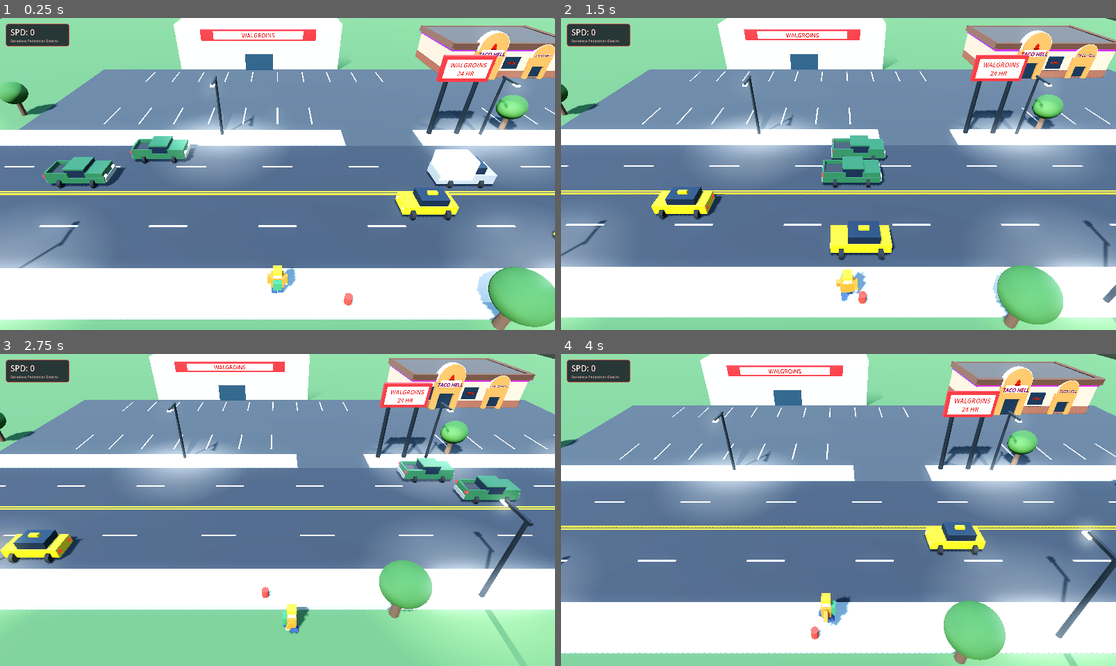
Above: before the commit, frames 1-4 (two rows, left to right).
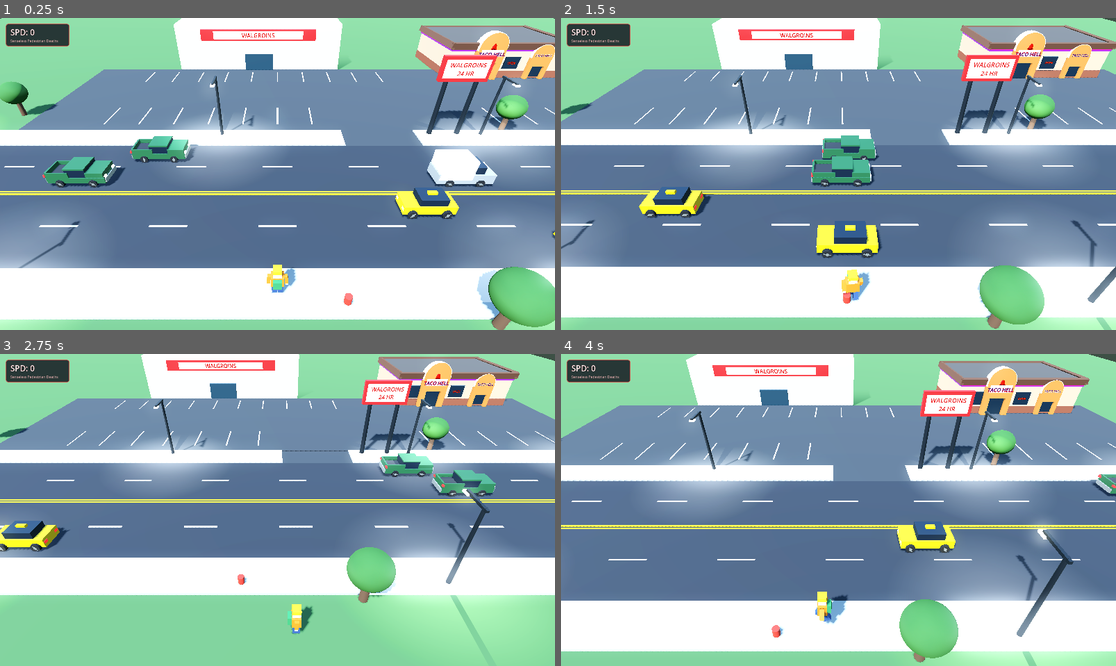
Above: after the commit, the same moments.

Repository: dustinmichels/stroad-hero
Game: Godot game, scene res://main.tscn
Same seed, same stepped clock (60 frames per second), same inputs: the game is played once before the commit and once after it.
Inputs:
- Up to frame 1 (0.25 s): no input
- Up to frame 2 (1.5 s): hold Right (move_right) 0.53-1.28 s; tap Space (jump) at 0.77 s; hold Down (move_down) from 1.28 s (still down)
- Up to frame 3 (2.75 s): tap Space (jump) at 1.52 s; release Down (move_down) at 2.03 s; hold Right (move_right) from 2.03 s (still down)
- Up to frame 4 (4 s): release Right (move_right) at 2.78 s; hold Up (move_up) 2.78-3.53 s; tap Space (jump) at 3.02, 3.77 s; hold Left (move_left) from 3.53 s (still down)

The runs differ from the first frame. In frame 1, 0.2% of the frame differs, in the area x 10-88%, y 44-89%; in frame 2, 11%; in frame 3, 27%, in the area x 0-100%, y 0-97%; in frame 4, 19%.

Commit message:
better cars, better death

Diff:
--- a/car.gd
+++ b/car.gd
@@ -23,6 +23,17 @@
 var lane_length: float = 140.0
 var start_x: float = -70.0
 
+const WHEEL_RADIUS := 0.35
+const BASE_WHEEL_BASIS := Basis(Vector3(1, 0, 0), Vector3(0, 0, 1), Vector3(0, -1, 0))
+
+static var _spoke_mesh: BoxMesh
+static var _hub_mesh: CylinderMesh
+static var _chrome_mat: StandardMaterial3D
+
+var wheel_rotation: float = 0.0
+var _wheels_initialized: bool = false
+var _active_wheels: Array[Node3D] = []
+
 @onready var _sedan: Node3D = $Visuals/Sedan
 @onready var _suv: Node3D = $Visuals/SUV
 @onready var _taxi: Node3D = $Visuals/Taxi
@@ -33,7 +44,51 @@
 
 func _ready() -> void:
 	body_entered.connect(_on_body_entered)
+	_setup_wheels()
 	_apply_visual_type()
+
+
+static func _init_wheel_resources() -> void:
+	if _spoke_mesh != null:
+		return
+
+	_chrome_mat = StandardMaterial3D.new()
+	_chrome_mat.albedo_color = Color(0.85, 0.86, 0.88, 1.0)
+	_chrome_mat.metallic = 0.85
+	_chrome_mat.roughness = 0.25
+
+	_spoke_mesh = BoxMesh.new()
+	_spoke_mesh.size = Vector3(0.50, 0.32, 0.08)
+	_spoke_mesh.material = _chrome_mat
+
+	_hub_mesh = CylinderMesh.new()
+	_hub_mesh.top_radius = 0.12
+	_hub_mesh.bottom_radius = 0.12
+	_hub_mesh.height = 0.33
+	_hub_mesh.material = _chrome_mat
+
+
+func _setup_wheels() -> void:
+	if _wheels_initialized:
+		return
+	_wheels_initialized = true
+	_init_wheel_resources()
+
+	var visuals := get_node_or_null("Visuals")
+	if not visuals:
+		return
+	for car_model in visuals.get_children():
+		for child in car_model.get_children():
+			if child is Node3D and child.name.begins_with("Wheel"):
+				var spoke := MeshInstance3D.new()
+				spoke.mesh = _spoke_mesh
+				spoke.name = "Spoke"
+				child.add_child(spoke)
+
+				var hub := MeshInstance3D.new()
+				hub.mesh = _hub_mesh
+				hub.name = "Hub"
+				child.add_child(hub)
 
 
 func setup(p_lane_id: int, p_lane_z: float, p_dir: float, p_start_x: float, p_lane_len: float, p_speed: float, p_type: CarType) -> void:
@@ -73,6 +128,27 @@
 		bus.visible = (car_type == CarType.BUS)
 
 	_update_dimensions()
+
+	_setup_wheels()
+	_active_wheels.clear()
+	var active_node: Node3D = null
+	match car_type:
+		CarType.SEDAN:
+			active_node = sedan
+		CarType.SUV:
+			active_node = suv
+		CarType.TAXI:
+			active_node = taxi
+		CarType.TRUCK:
+			active_node = truck
+		CarType.PICKUP:
+			active_node = pickup
+		CarType.BUS:
+			active_node = bus
+	if active_node:
+		for child in active_node.get_children():
+			if child is Node3D and child.name.begins_with("Wheel"):
+				_active_wheels.append(child)
 
 
 func _update_dimensions() -> void:
@@ -123,6 +199,11 @@
 	global_position = Vector3(current_x, 0.05, lane_z)
 	rotation.y = 0.0 if direction > 0.0 else PI
 
+	wheel_rotation = fmod(-lane_distance / WHEEL_RADIUS, TAU)
+	var wheel_rot := Basis(Vector3.UP, wheel_rotation)
+	var wheel_basis := BASE_WHEEL_BASIS * wheel_rot
+	for wheel in _active_wheels:
+		wheel.transform.basis = wheel_basis
 
 func _on_body_entered(body: Node3D) -> void:
 	_check_hit(body)
--- a/car.tscn
+++ b/car.tscn
@@ -223,19 +223,19 @@
 mesh = SubResource("Mesh_SedanCabin")
 
 [node name="Wheel_-1.3_0.95" type="MeshInstance3D" parent="Visuals/Sedan"]
-transform = Transform3D(6.12323e-17, -1, 0, 1, 6.12323e-17, 0, 0, 0, 1, -1.3, 0.35, 0.95)
+transform = Transform3D(1, 0, 0, 0, 0, -1, 0, 1, 0, -1.3, 0.35, 0.95)
 mesh = SubResource("Mesh_Wheel")
 
 [node name="Wheel_-1.3_-0.95" type="MeshInstance3D" parent="Visuals/Sedan"]
-transform = Transform3D(6.12323e-17, -1, 0, 1, 6.12323e-17, 0, 0, 0, 1, -1.3, 0.35, -0.95)
+transform = Transform3D(1, 0, 0, 0, 0, -1, 0, 1, 0, -1.3, 0.35, -0.95)
 mesh = SubResource("Mesh_Wheel")
 
 [node name="Wheel_1.3_0.95" type="MeshInstance3D" parent="Visuals/Sedan"]
-transform = Transform3D(6.12323e-17, -1, 0, 1, 6.12323e-17, 0, 0, 0, 1, 1.3, 0.35, 0.95)
+transform = Transform3D(1, 0, 0, 0, 0, -1, 0, 1, 0, 1.3, 0.35, 0.95)
 mesh = SubResource("Mesh_Wheel")
 
 [node name="Wheel_1.3_-0.95" type="MeshInstance3D" parent="Visuals/Sedan"]
-transform = Transform3D(6.12323e-17, -1, 0, 1, 6.12323e-17, 0, 0, 0, 1, 1.3, 0.35, -0.95)
+transform = Transform3D(1, 0, 0, 0, 0, -1, 0, 1, 0, 1.3, 0.35, -0.95)
 mesh = SubResource("Mesh_Wheel")
 
 [node name="HeadlightL" type="MeshInstance3D" parent="Visuals/Sedan"]
@@ -266,19 +266,19 @@
 mesh = SubResource("Mesh_SUVCabin")
 
 [node name="Wheel_-1.3_0.95" type="MeshInstance3D" parent="Visuals/SUV"]
-transform = Transform3D(6.12323e-17, -1, 0, 1, 6.12323e-17, 0, 0, 0, 1, -1.3, 0.35, 0.95)
+transform = Transform3D(1, 0, 0, 0, 0, -1, 0, 1, 0, -1.3, 0.35, 0.95)
 mesh = SubResource("Mesh_Wheel")
 
 [node name="Wheel_-1.3_-0.95" type="MeshInstance3D" parent="Visuals/SUV"]
-transform = Transform3D(6.12323e-17, -1, 0, 1, 6.12323e-17, 0, 0, 0, 1, -1.3, 0.35, -0.95)
+transform = Transform3D(1, 0, 0, 0, 0, -1, 0, 1, 0, -1.3, 0.35, -0.95)
 mesh = SubResource("Mesh_Wheel")
 
 [node name="Wheel_1.3_0.95" type="MeshInstance3D" parent="Visuals/SUV"]
-transform = Transform3D(6.12323e-17, -1, 0, 1, 6.12323e-17, 0, 0, 0, 1, 1.3, 0.35, 0.95)
+transform = Transform3D(1, 0, 0, 0, 0, -1, 0, 1, 0, 1.3, 0.35, 0.95)
 mesh = SubResource("Mesh_Wheel")
 
 [node name="Wheel_1.3_-0.95" type="MeshInstance3D" parent="Visuals/SUV"]
-transform = Transform3D(6.12323e-17, -1, 0, 1, 6.12323e-17, 0, 0, 0, 1, 1.3, 0.35, -0.95)
+transform = Transform3D(1, 0, 0, 0, 0, -1, 0, 1, 0, 1.3, 0.35, -0.95)
 mesh = SubResource("Mesh_Wheel")
 
 [node name="HeadlightL" type="MeshInstance3D" parent="Visuals/SUV"]
@@ -313,19 +313,19 @@
 mesh = SubResource("Mesh_TaxiSign")
 
 [node name="Wheel_-1.3_0.95" type="MeshInstance3D" parent="Visuals/Taxi"]
-transform = Transform3D(6.12323e-17, -1, 0, 1, 6.12323e-17, 0, 0, 0, 1, -1.3, 0.35, 0.95)
+transform = Transform3D(1, 0, 0, 0, 0, -1, 0, 1, 0, -1.3, 0.35, 0.95)
 mesh = SubResource("Mesh_Wheel")
 
 [node name="Wheel_-1.3_-0.95" type="MeshInstance3D" parent="Visuals/Taxi"]
-transform = Transform3D(6.12323e-17, -1, 0, 1, 6.12323e-17, 0, 0, 0, 1, -1.3, 0.35, -0.95)
+transform = Transform3D(1, 0, 0, 0, 0, -1, 0, 1, 0, -1.3, 0.35, -0.95)
 mesh = SubResource("Mesh_Wheel")
 
 [node name="Wheel_1.3_0.95" type="MeshInstance3D" parent="Visuals/Taxi"]
-transform = Transform3D(6.12323e-17, -1, 0, 1, 6.12323e-17, 0, 0, 0, 1, 1.3, 0.35, 0.95)
+transform = Transform3D(1, 0, 0, 0, 0, -1, 0, 1, 0, 1.3, 0.35, 0.95)
 mesh = SubResource("Mesh_Wheel")
 
 [node name="Wheel_1.3_-0.95" type="MeshInstance3D" parent="Visuals/Taxi"]
-transform = Transform3D(6.12323e-17, -1, 0, 1, 6.12323e-17, 0, 0, 0, 1, 1.3, 0.35, -0.95)
+transform = Transform3D(1, 0, 0, 0, 0, -1, 0, 1, 0, 1.3, 0.35, -0.95)
 mesh = SubResource("Mesh_Wheel")
 
 [node name="HeadlightL" type="MeshInstance3D" parent="Visuals/Taxi"]
@@ -356,19 +356,19 @@
 mesh = SubResource("Mesh_TruckCabin")
 
 [node name="Wheel_-1.3_0.95" type="MeshInstance3D" parent="Visuals/Truck"]
-transform = Transform3D(6.12323e-17, -1, 0, 1, 6.12323e-17, 0, 0, 0, 1, -1.3, 0.35, 0.95)
+transform = Transform3D(1, 0, 0, 0, 0, -1, 0, 1, 0, -1.3, 0.35, 0.95)
 mesh = SubResource("Mesh_Wheel")
 
 [node name="Wheel_-1.3_-0.95" type="MeshInstance3D" parent="Visuals/Truck"]
-transform = Transform3D(6.12323e-17, -1, 0, 1, 6.12323e-17, 0, 0, 0, 1, -1.3, 0.35, -0.95)
+transform = Transform3D(1, 0, 0, 0, 0, -1, 0, 1, 0, -1.3, 0.35, -0.95)
 mesh = SubResource("Mesh_Wheel")
 
 [node name="Wheel_1.3_0.95" type="MeshInstance3D" parent="Visuals/Truck"]
-transform = Transform3D(6.12323e-17, -1, 0, 1, 6.12323e-17, 0, 0, 0, 1, 1.3, 0.35, 0.95)
+transform = Transform3D(1, 0, 0, 0, 0, -1, 0, 1, 0, 1.3, 0.35, 0.95)
 mesh = SubResource("Mesh_Wheel")
 
 [node name="Wheel_1.3_-0.95" type="MeshInstance3D" parent="Visuals/Truck"]
-transform = Transform3D(6.12323e-17, -1, 0, 1, 6.12323e-17, 0, 0, 0, 1, 1.3, 0.35, -0.95)
+transform = Transform3D(1, 0, 0, 0, 0, -1, 0, 1, 0, 1.3, 0.35, -0.95)
 mesh = SubResource("Mesh_Wheel")
 
 [node name="HeadlightL" type="MeshInstance3D" parent="Visuals/Truck"]
@@ -435,19 +435,19 @@
 mesh = SubResource("Mesh_PickupBumper")
 
 [node name="Wheel_-1.4_1.0" type="MeshInstance3D" parent="Visuals/Pickup"]
-transform = Transform3D(6.12323e-17, -1, 0, 1, 6.12323e-17, 0, 0, 0, 1, -1.4, 0.38, 1)
+transform = Transform3D(1, 0, 0, 0, 0, -1, 0, 1, 0, -1.4, 0.38, 1)
 mesh = SubResource("Mesh_Wheel")
 
 [node name="Wheel_-1.4_-1.0" type="MeshInstance3D" parent="Visuals/Pickup"]
-transform = Transform3D(6.12323e-17, -1, 0, 1, 6.12323e-17, 0, 0, 0, 1, -1.4, 0.38, -1)
+transform = Transform3D(1, 0, 0, 0, 0, -1, 0, 1, 0, -1.4, 0.38, -1)
 mesh = SubResource("Mesh_Wheel")
 
 [node name="Wheel_1.4_1.0" type="MeshInstance3D" parent="Visuals/Pickup"]
-transform = Transform3D(6.12323e-17, -1, 0, 1, 6.12323e-17, 0, 0, 0, 1, 1.4, 0.38, 1)
+transform = Transform3D(1, 0, 0, 0, 0, -1, 0, 1, 0, 1.4, 0.38, 1)
 mesh = SubResource("Mesh_Wheel")
 
 [node name="Wheel_1.4_-1.0" type="MeshInstance3D" parent="Visuals/Pickup"]
-transform = Transform3D(6.12323e-17, -1, 0, 1, 6.12323e-17, 0, 0, 0, 1, 1.4, 0.38, -1)
+transform = Transform3D(1, 0, 0, 0, 0, -1, 0, 1, 0, 1.4, 0.38, -1)
 mesh = SubResource("Mesh_Wheel")
 
 [node name="HeadlightL" type="MeshInstance3D" parent="Visuals/Pickup"]
@@ -510,19 +510,19 @@
 mesh = SubResource("Mesh_BusRearWindow")
 
 [node name="Wheel_FrontL" type="MeshInstance3D" parent="Visuals/Bus"]
-transform = Transform3D(6.12323e-17, -1, 0, 1, 6.12323e-17, 0, 0, 0, 1, 2.6, 0.42, 1.15)
+transform = Transform3D(1, 0, 0, 0, 0, -1, 0, 1, 0, 2.6, 0.42, 1.15)
 mesh = SubResource("Mesh_Wheel")
 
 [node name="Wheel_FrontR" type="MeshInstance3D" parent="Visuals/Bus"]
-transform = Transform3D(6.12323e-17, -1, 0, 1, 6.12323e-17, 0, 0, 0, 1, 2.6, 0.42, -1.15)
+transform = Transform3D(1, 0, 0, 0, 0, -1, 0, 1, 0, 2.6, 0.42, -1.15)
 mesh = SubResource("Mesh_Wheel")
 
 [node name="Wheel_RearL" type="MeshInstance3D" parent="Visuals/Bus"]
-transform = Transform3D(6.12323e-17, -1, 0, 1, 6.12323e-17, 0, 0, 0, 1, -2.4, 0.42, 1.15)
+transform = Transform3D(1, 0, 0, 0, 0, -1, 0, 1, 0, -2.4, 0.42, 1.15)
 mesh = SubResource("Mesh_Wheel")
 
 [node name="Wheel_RearR" type="MeshInstance3D" parent="Visuals/Bus"]
-transform = Transform3D(6.12323e-17, -1, 0, 1, 6.12323e-17, 0, 0, 0, 1, -2.4, 0.42, -1.15)
+transform = Transform3D(1, 0, 0, 0, 0, -1, 0, 1, 0, -2.4, 0.42, -1.15)
 mesh = SubResource("Mesh_Wheel")
 
 [node name="HeadlightL" type="MeshInstance3D" parent="Visuals/Bus"]
--- a/mats.gd
+++ b/mats.gd
@@ -5,7 +5,7 @@
 
 signal died(death_position: Vector3)
 
-@export var walk_speed := 4.0
+@export var walk_speed := 5.5
 @export var acceleration := 30.0
 @export var deceleration := 40.0
 @export var jump_height := 0.5
@@ -13,6 +13,8 @@
 @export var turn_speed := 14.0
 ## Tallest ledge (curb) Mats walks onto without jumping.
 @export var step_height := 0.3
+## Seconds to pause at death position before respawning and flying camera back.
+@export var respawn_delay := 1.25
 
 ## Leg-swing radians per meter walked.
 const STRIDE_RATE := 2.6
@@ -22,16 +24,30 @@
 const POSE_SHARPNESS := 15.0
 const STEP_SMOOTHING := 18.0
 
+## Idle animation tuning.
+const IDLE_BREATH_RATE := 2.4
+const IDLE_BOB_HEIGHT := 0.018
+const IDLE_SCALE_BREATH := 0.015
+const IDLE_ARM_REST_Z := 0.06
+const IDLE_ARM_BREATH_Z := 0.02
+const IDLE_ARM_BREATH_X := 0.025
+const IDLE_SWAY_RATE := 0.8
+const IDLE_SWAY_ANGLE := 0.02
+
 @onready var _visual: Node3D = $Visual
 @onready var _left_leg: Node3D = $Visual/LeftLegPivot
 @onready var _right_leg: Node3D = $Visual/RightLegPivot
 @onready var _left_arm: Node3D = $Visual/LeftArmPivot
 @onready var _right_arm: Node3D = $Visual/RightArmPivot
+@onready var _head: Node3D = $Visual/Head
+@onready var _beanie: Node3D = $Visual/Beanie
+var _beanie_offset := Vector3.ZERO
 
 var _stride_phase := 0.0
 var _squash := 0.0
 ## Vertical offset that eases the model over instant height changes (curbs).
 var _step_offset := 0.0
+var _idle_time := 0.0
 
 var _spawn_transform: Transform3D
 var _is_dead := false
@@ -41,6 +57,8 @@
 	floor_snap_length = step_height + 0.05
 	_spawn_transform = global_transform
 	add_to_group("player")
+	if _head and _beanie:
+		_beanie_offset = _beanie.position - _head.position
 
 func _physics_process(delta: float) -> void:
 	if _is_dead:
@@ -88,14 +106,20 @@
 
 	_visual.visible = false
 
-	await get_tree().create_timer(0.45).timeout
+	await get_tree().create_timer(respawn_delay).timeout
 
 	global_transform = _spawn_transform
 	velocity = Vector3.ZERO
 	_stride_phase = 0.0
 	_squash = 0.0
 	_step_offset = 0.0
+	_idle_time = 0.0
 	_visual.rotation.y = PI
+	_visual.rotation.z = 0.0
+	if _head and _beanie:
+		_head.rotation = Vector3.ZERO
+		_beanie.rotation = Vector3.ZERO
+		_beanie.position = _head.position + _beanie_offset
 	_visual.visible = true
 	_is_dead = false
 
@@ -119,28 +143,85 @@
 func _animate(delta: float) -> void:
 	var speed := Vector2(velocity.x, velocity.z).length()
 	var walk_blend := clampf(speed / walk_speed, 0.0, 1.0)
+	var on_floor := is_on_floor()
+	var idle_blend := (1.0 - walk_blend) if on_floor else 0.0
+
+	_idle_time += delta
 	_stride_phase = fmod(_stride_phase + speed * STRIDE_RATE * delta, TAU)
 	var swing := sin(_stride_phase)
-
+	var breath := sin(_idle_time * IDLE_BREATH_RATE)
+	var sway := sin(_idle_time * IDLE_SWAY_RATE)
+
+	# Leg targets
 	var leg_x := swing * LEG_SWING * walk_blend
-	var arm_x := -swing * ARM_SWING * walk_blend
-	var arm_z := 0.0
-	var bob := absf(swing) * BOB_HEIGHT * walk_blend
-	if not is_on_floor():
+	var idle_leg_l := maxf(0.0, sway) * 0.04 * idle_blend
+	var idle_leg_r := maxf(0.0, -sway) * 0.04 * idle_blend
+	var target_left_leg_x := leg_x + idle_leg_l
+	var target_right_leg_x := -leg_x + idle_leg_r
+
+	# Arm targets
+	var walk_arm_x := -swing * ARM_SWING * walk_blend
+	var idle_arm_x := (0.02 + cos(_idle_time * IDLE_BREATH_RATE) * IDLE_ARM_BREATH_X) * idle_blend
+	var idle_arm_z := (IDLE_ARM_REST_Z + breath * IDLE_ARM_BREATH_Z) * idle_blend
+	var target_left_arm_x := walk_arm_x + idle_arm_x
+	var target_right_arm_x := -walk_arm_x + idle_arm_x
+	var target_left_arm_z := idle_arm_z
+	var target_right_arm_z := -idle_arm_z
+
+	# Vertical bob
+	var walk_bob := absf(swing) * BOB_HEIGHT * walk_blend
+	var idle_bob := breath * IDLE_BOB_HEIGHT * idle_blend
+	var total_bob := walk_bob + idle_bob
+
+	if not on_floor:
 		# Mid-hop: legs split, arms flung out.
-		leg_x = 0.45
-		arm_x = 0.0
-		arm_z = 0.7
-		bob = 0.0
+		target_left_leg_x = 0.45
+		target_right_leg_x = -0.45
+		target_left_arm_x = 0.0
+		target_right_arm_x = 0.0
+		target_left_arm_z = 0.7
+		target_right_arm_z = -0.7
+		total_bob = 0.0
 
 	var weight := 1.0 - exp(-POSE_SHARPNESS * delta)
-	_left_leg.rotation.x = lerpf(_left_leg.rotation.x, leg_x, weight)
-	_right_leg.rotation.x = lerpf(_right_leg.rotation.x, -leg_x, weight)
-	_left_arm.rotation.x = lerpf(_left_arm.rotation.x, arm_x, weight)
-	_right_arm.rotation.x = lerpf(_right_arm.rotation.x, -arm_x, weight)
-	_left_arm.rotation.z = lerpf(_left_arm.rotation.z, arm_z, weight)
-	_right_arm.rotation.z = lerpf(_right_arm.rotation.z, -arm_z, weight)
-
+	_left_leg.rotation.x = lerpf(_left_leg.rotation.x, target_left_leg_x, weight)
+	_right_leg.rotation.x = lerpf(_right_leg.rotation.x, target_right_leg_x, weight)
+	_left_arm.rotation.x = lerpf(_left_arm.rotation.x, target_left_arm_x, weight)
+	_right_arm.rotation.x = lerpf(_right_arm.rotation.x, target_right_arm_x, weight)
+	_left_arm.rotation.z = lerpf(_left_arm.rotation.z, target_left_arm_z, weight)
+	_right_arm.rotation.z = lerpf(_right_arm.rotation.z, target_right_arm_z, weight)
+
+	# Body lateral sway (subtle weight shift)
+	var target_sway_z := sway * IDLE_SWAY_ANGLE * idle_blend
+	_visual.rotation.z = lerpf(_visual.rotation.z, target_sway_z, weight)
+
+	# Head glance and breathing nod
+	if _head and _beanie:
+		var look_cycle := fmod(_idle_time, 9.0)
+		var head_yaw := 0.0
+		if look_cycle > 2.5 and look_cycle < 4.5:
+			var p := (look_cycle - 2.5) / 2.0
+			head_yaw = sin(p * PI) * 0.35
+		elif look_cycle > 6.0 and look_cycle < 8.0:
+			var p := (look_cycle - 6.0) / 2.0
+			head_yaw = -sin(p * PI) * 0.35
+		head_yaw *= idle_blend
+
+		var head_pitch := (breath * 0.02) * idle_blend
+		var head_roll := head_yaw * 0.15
+
+		_head.rotation.y = lerpf(_head.rotation.y, head_yaw, weight)
+		_head.rotation.x = lerpf(_head.rotation.x, head_pitch, weight)
+		_head.rotation.z = lerpf(_head.rotation.z, head_roll, weight)
+		_beanie.transform.basis = _head.transform.basis
+		_beanie.position = _head.position + _head.transform.basis * _beanie_offset
+
+	# Breathing scale + landing squash
 	_squash = move_toward(_squash, 0.0, 6.0 * delta)
-	_visual.scale = Vector3(1.0 + 0.15 * _squash, 1.0 - 0.2 * _squash, 1.0 + 0.15 * _squash)
-	_visual.position.y = bob + _step_offset
+	var breath_scale_y := 1.0 + IDLE_SCALE_BREATH * breath * idle_blend
+	var breath_scale_xz := 1.0 - (IDLE_SCALE_BREATH * 0.5) * breath * idle_blend
+	var sx := (1.0 + 0.15 * _squash) * breath_scale_xz
+	var sy := (1.0 - 0.2 * _squash) * breath_scale_y
+	var sz := (1.0 + 0.15 * _squash) * breath_scale_xz
+	_visual.scale = Vector3(sx, sy, sz)
+	_visual.position.y = total_bob + _step_offset
Not shown, added: docs/PARKING_AND_ERRANDS.md
Not shown, added: docs/PARKING_AND_ERRANDS_CHECKLIST.md
